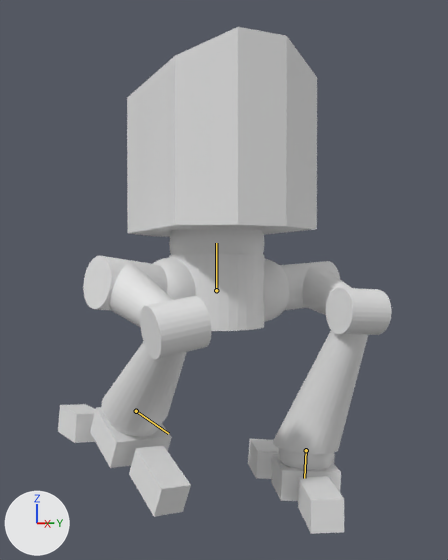
What one commit did to the Blender file step8.blend.
Rendered twice from a 50 mm lens placed at (4.35, -5.53, 4.96), pointed at (-7.94, 0.23, 4.7). Every picture has the same lights, and +X, +Y and +Z are marked at lower left. The older version comes first. Both versions are drawn at frame 105 of the action 'ArmatureAction'; the numbers are the values there. The bones that change are drawn over the model as lines.
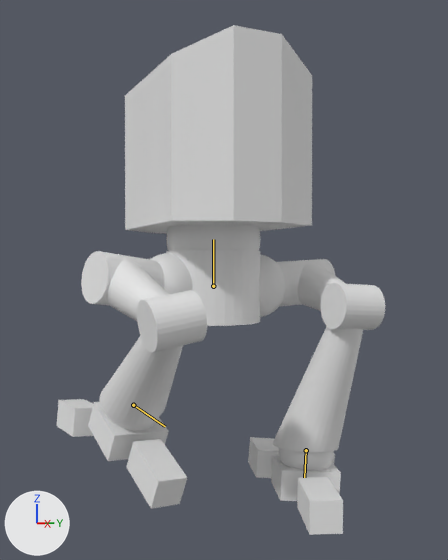
Location of each change, [x1, y1, x2, y2] in pixels of the pictures (448 x 560 px):
'Icosphere', posed: before [127, 27, 317, 255]; after [125, 25, 312, 251]
'Cone.002', posed: before [272, 330, 368, 454]; after [272, 326, 363, 452]
'Icosphere.002', posed: before [83, 256, 196, 327]; after [81, 251, 192, 321]
'Cylinder', posed: before [169, 254, 264, 331]; after [166, 250, 260, 326]
'Cone.003', posed: before [101, 341, 187, 431]; after [99, 336, 183, 425]
'Cylinder.004', posed: before [140, 296, 211, 359]; after [137, 290, 207, 353]
'Icosphere.001', posed: before [263, 258, 351, 322]; after [259, 255, 346, 317]
'Cube.004', posed: before [129, 446, 191, 517]; after [127, 439, 187, 509]
'Cylinder.003', posed: before [326, 288, 392, 335]; after [321, 283, 385, 330]
'Icosphere.004', posed: before [90, 407, 172, 468]; after [88, 402, 169, 461]
'Cube.003', posed: before [298, 476, 344, 534]; after [297, 477, 343, 535]
'Icosphere.003', posed: [271, 448, 341, 501] in both
'Cube.005', posed: before [58, 404, 95, 443]; after [57, 399, 93, 437]
'Cube.002', posed: before [248, 439, 279, 479]; after [248, 437, 279, 478]
bone 'Torso', root to tip: before (216, 290) to (216, 243); after (213, 286) to (213, 239)
bone 'Ankle.R', root to tip: before (306, 450) to (304, 478); after (306, 450) to (304, 477)
bone 'Shin_Controller.L', root to tip: before (136, 411) to (168, 433); after (133, 405) to (165, 426)

What the commit changed:
Bone 'Torso' (bone_torso) moves from (-7.59, -0.52, 0.1) to (-7.77, -0.43, 0.1).
Bone 'Ankle.R' (bone_ankle_r) turns from (0, 18, 1) to (-2, 18, 3) degrees about its own x, y and z.
Bone 'Shin_Controller.L' (bone_shin_controller_l) moves from (0.56, -11.31, 1.05) to (0.64, -11.49, 1.1).
